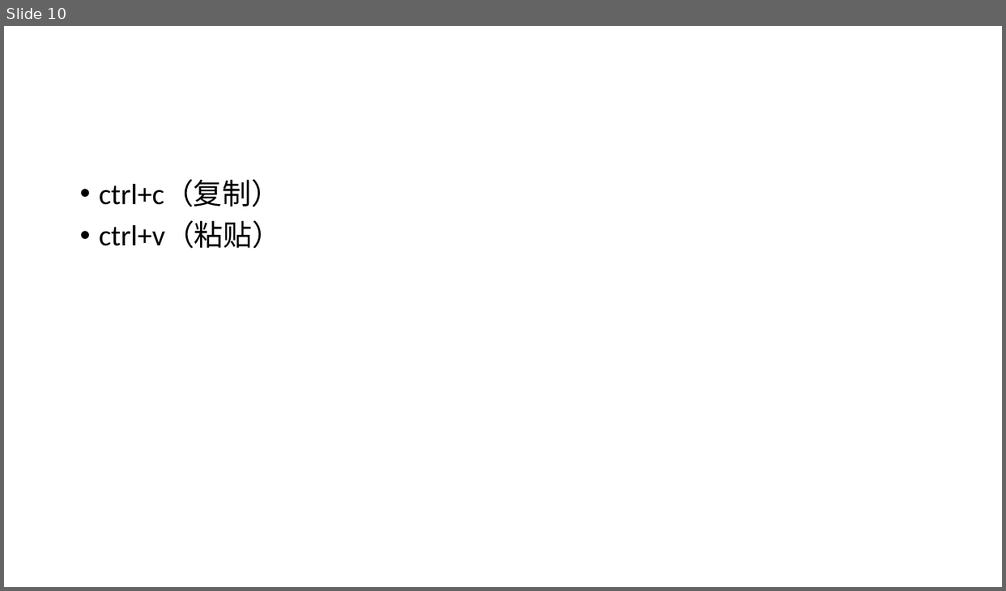
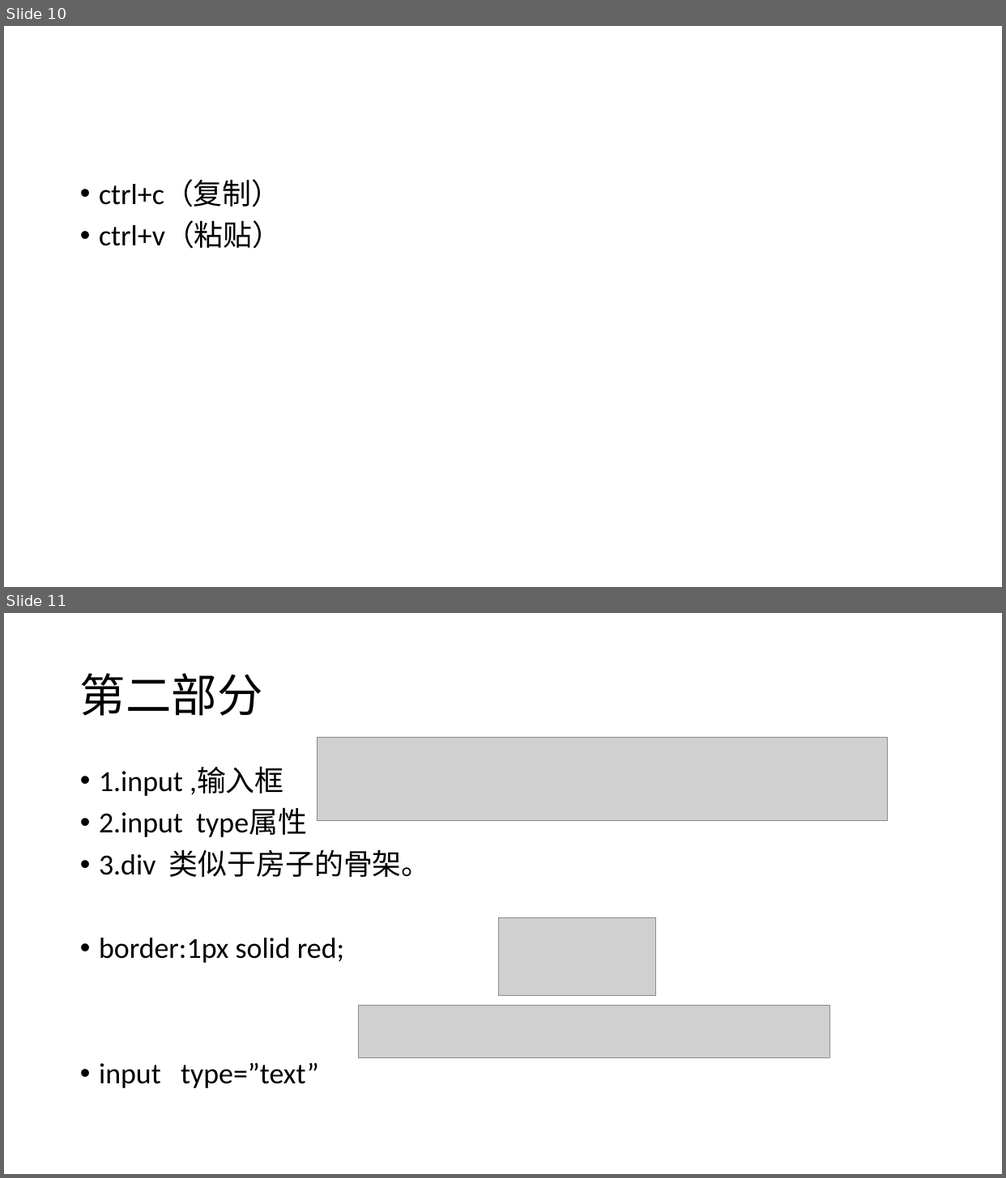
Before and after one commit to coderLynn/lecture, a slide deck: 课程/初级/html+css部分.pptx. Shown one above the other, each under a label of ours: slide 10 before the commit, slides 10 and 11 after it. The pictures are 1006x591 and 1006x1178 pixels, drawn with LibreOffice and Linux fonts; fonts in the diff are those of the drawing; grey boxes stand for pictures. Boxes give left, top, right and bottom in pixels: in the first picture for what was removed or moved away, otherwise in the second. Text is boxed around its words. In the diff, an @@ line names an element or a change of style, - is before the commit and + after.

Commit message:
第二讲内容

```diff
--- a/课程/初级/html+css部分.pptx
+++ b/课程/初级/html+css部分.pptx
@@ slide 11 added at (4, 613, 1002, 1174), background #FFFFFF @@
@@ title added at (80, 673, 263, 716), 44 pt, text #000000 @@
+第二部分
@@ picture added at (317, 738, 888, 821) @@
@@ text added at (99, 767, 431, 1088), 28 pt, text #000000 @@
+• 1.input ,输入框
+• 2.input type属性
+• 3.div 类似于房子的骨架。
+• border:1px solid red;
+• input type=”text”
@@ picture added at (499, 918, 655, 995) @@
@@ picture added at (359, 1005, 829, 1059) @@
```
Also in this commit, not shown: 15 other slides added, 5 other files.
